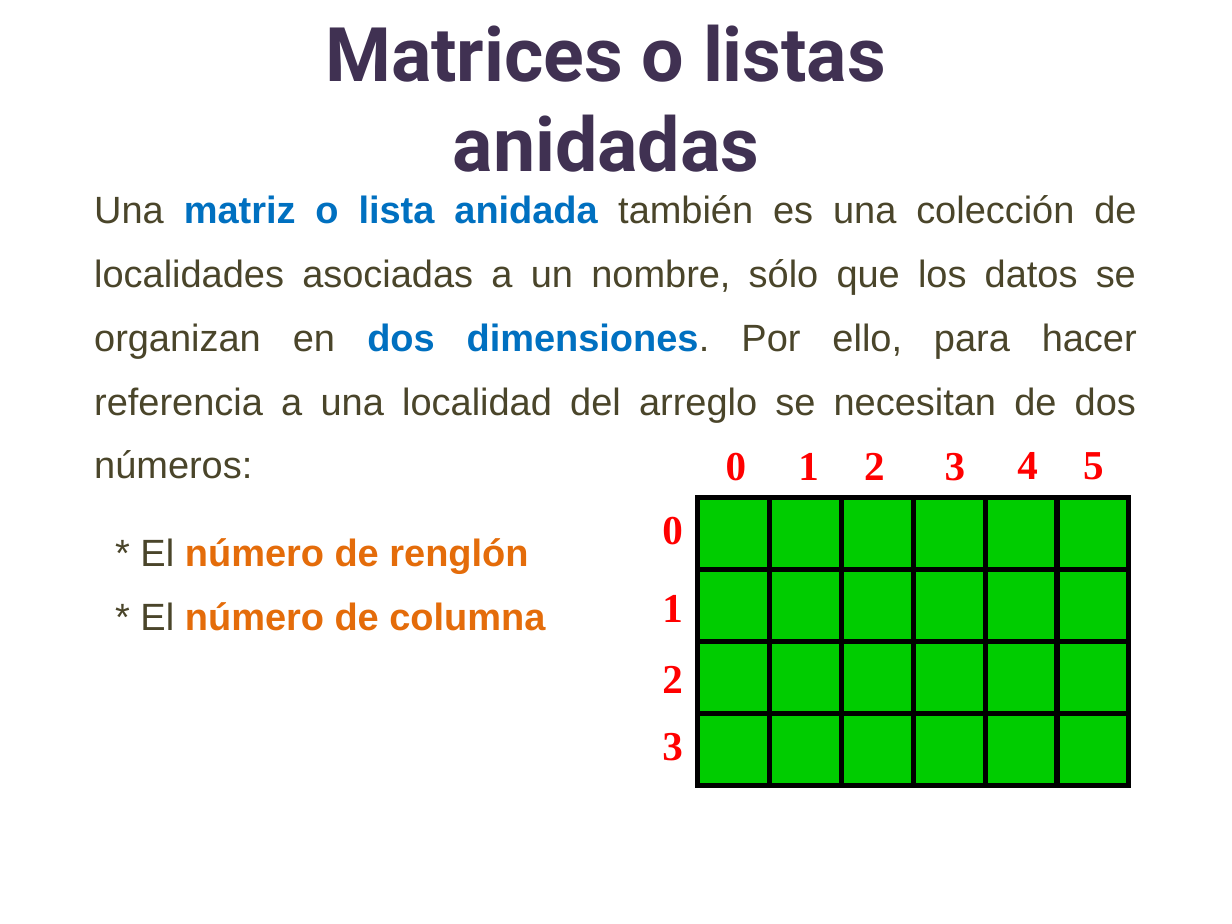
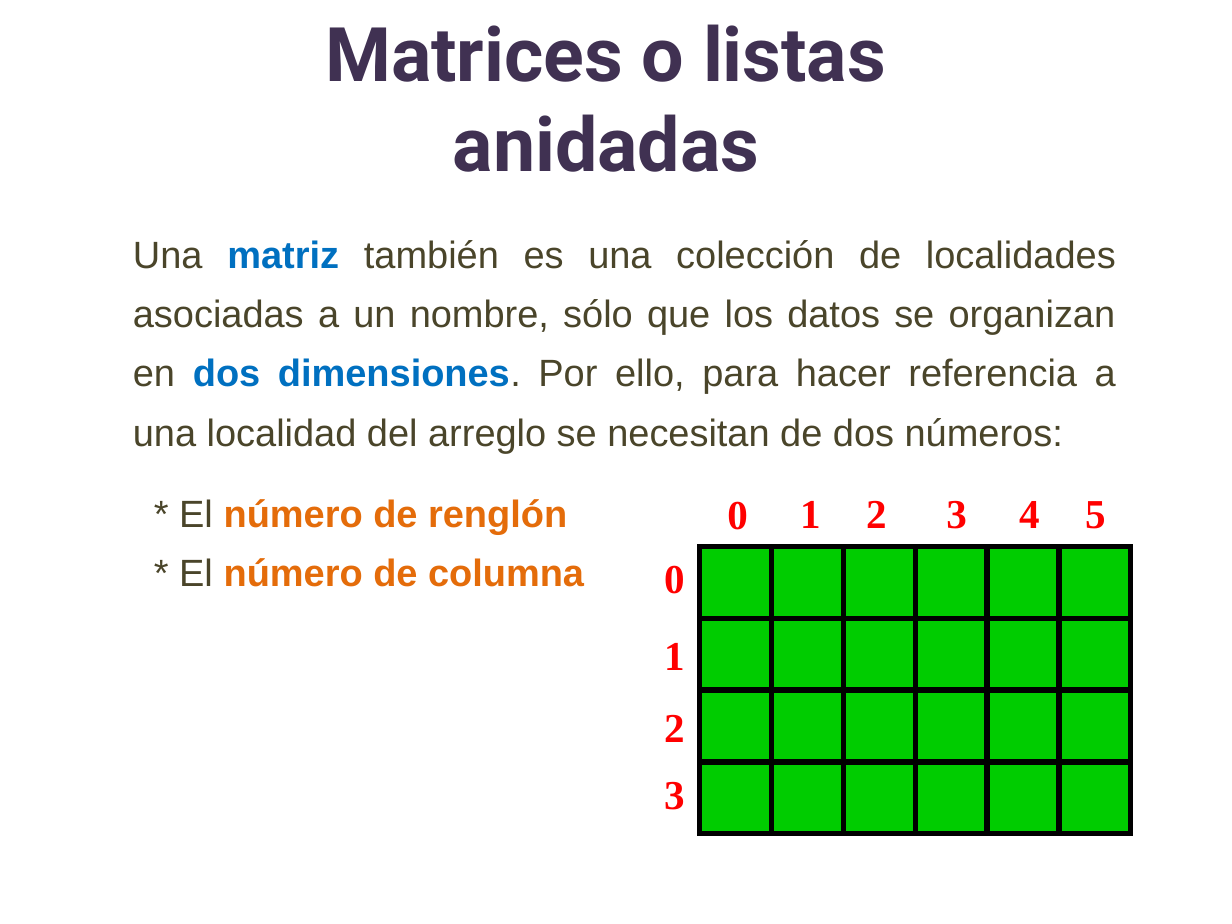
Before and after one commit to lizetheP/Analitica, a slide deck: slide 3 of CalendarioAgo2022/presentaciones/21_Matrices.pptx. Drawn at 1232x924 pixels with LibreOffice and Linux fonts; fonts in the diff are those of the drawing. Boxes give left, top, right and bottom in pixels: in the first picture for what was removed or moved away, otherwise in the second. Text is boxed around its words. In the diff, an @@ line names an element or a change of style, - is before the commit and + after.

```diff
--- a/CalendarioAgo2022/presentaciones/21_Matrices.pptx
+++ b/CalendarioAgo2022/presentaciones/21_Matrices.pptx
@@ text "Una matriz también es una ...": place and size @@
-text "Una matriz también es una ..." at (94,195,1137,631)
+text "Una matriz también es una ..." at (133,240,1116,587)
@@ text at (133,240,1116,453): text changed @@
-Una matriz o lista anidada también es una colección de localidades asociadas a un nombre, sólo que los datos se organizan en dos dimensiones. Por ello, para hacer referencia a una localidad del arreglo se necesitan de dos números:
+Una matriz también es una colección de localidades asociadas a un nombre, sólo que los datos se organizan en dos dimensiones. Por ello, para hacer referencia a una localidad del arreglo se necesitan de dos números:
@@ text at (179,499,584,587): line spacing 1.4 to 1.3 @@
@@ 12 rectangles, 5 texts: place and size @@
-12 rectangles, 5 texts at (662,452,1129,785)
+12 rectangles, 5 texts at (664,500,1131,834)
@@ 12 rectangles, 5 texts: place and size @@
-12 rectangles, 5 texts at (726,452,1104,785)
+12 rectangles, 5 texts at (727,500,1106,834)
```
Also in this commit, not shown: 4 other slides changed, 1 slide added, 2 other files.
